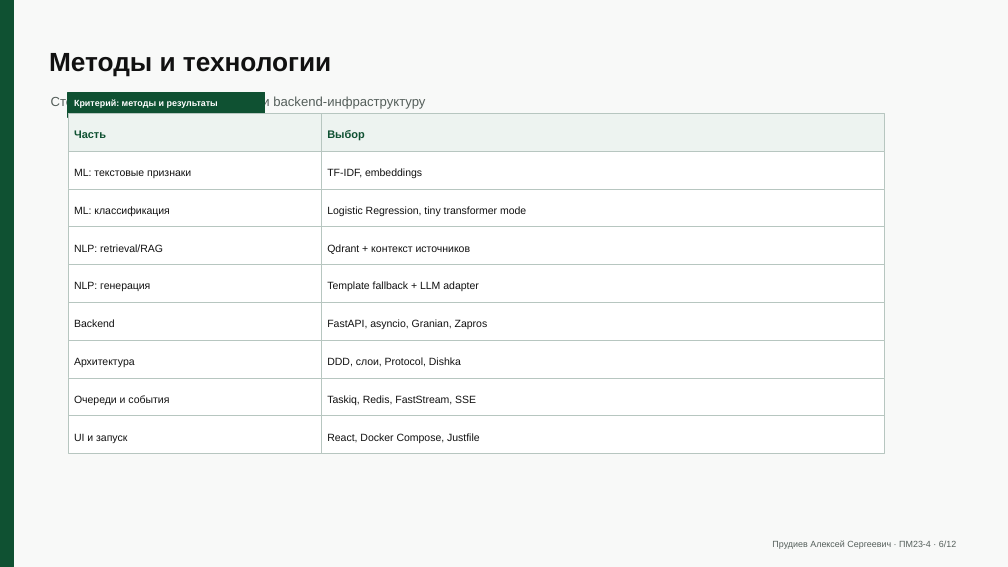
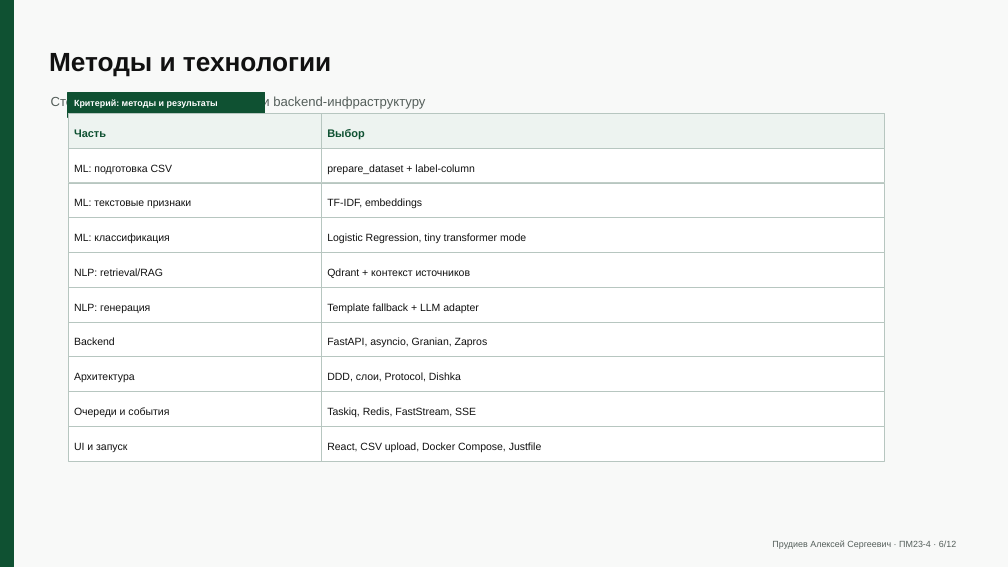
Before and after one commit to alexeydev22/news-analysis, a slide deck: slide 6 of docs/final/coursework-defense-presentation.pptx. Drawn at 1008x567 pixels with LibreOffice and Linux fonts; fonts in the diff are those of the drawing. Boxes give left, top, right and bottom in pixels: in the first picture for what was removed or moved away, otherwise in the second. Text is boxed around its words. In the diff, an @@ line names an element or a change of style, - is before the commit and + after.

```diff
--- a/docs/final/coursework-defense-presentation.pptx
+++ b/docs/final/coursework-defense-presentation.pptx
@@ text added at (x1=74, y1=164, x2=173, y2=174), 10 pt, text #111111 @@
+ML: подготовка CSV
@@ text added at (x1=327, y1=164, x2=474, y2=174), 10 pt, text #111111 @@
+prepare_dataset + label-column
@@ 4 rectangles moved together from (x1=68, y1=151, x2=885, y2=227) to (x1=68, y1=148, x2=885, y2=218) @@
@@ 4 texts moved together from (x1=74, y1=168, x2=526, y2=216) to (x1=74, y1=198, x2=526, y2=243) @@
@@ 4 rectangles moved together from (x1=68, y1=227, x2=885, y2=302) to (x1=68, y1=218, x2=885, y2=287) @@
@@ text "NLP: retrieval/RAG" moved from (x1=74, y1=244, x2=163, y2=252) to (x1=74, y1=268, x2=163, y2=276) @@
@@ text "Qdrant + контекст источников" moved from (x1=327, y1=244, x2=471, y2=254) to (x1=327, y1=268, x2=471, y2=278) @@
@@ rectangle moved from (x1=68, y1=302, x2=321, y2=340) to (x1=68, y1=287, x2=321, y2=322) @@
@@ text "NLP: генерация" moved from (x1=74, y1=281, x2=150, y2=291) to (x1=74, y1=303, x2=150, y2=313) @@
@@ rectangle moved from (x1=321, y1=302, x2=885, y2=340) to (x1=321, y1=287, x2=885, y2=322) @@
@@ text "Template fallback + LLM adapter" moved from (x1=327, y1=281, x2=478, y2=291) to (x1=327, y1=303, x2=478, y2=313) @@
@@ 4 rectangles moved together from (x1=68, y1=340, x2=885, y2=416) to (x1=68, y1=322, x2=885, y2=392) @@
@@ text "Backend" moved from (x1=74, y1=319, x2=115, y2=327) to (x1=74, y1=337, x2=115, y2=345) @@
@@ text "FastAPI, asyncio, Granian, Zapros" moved from (x1=327, y1=319, x2=488, y2=329) to (x1=327, y1=337, x2=488, y2=347) @@
@@ 4 texts moved together from (x1=74, y1=357, x2=476, y2=405) to (x1=74, y1=372, x2=476, y2=417) @@
@@ rectangle resized from (x1=68, y1=416, x2=321, y2=454) to (x1=68, y1=392, x2=321, y2=426) @@
@@ rectangle resized from (x1=321, y1=416, x2=885, y2=454) to (x1=321, y1=392, x2=885, y2=426) @@
@@ rectangle added at (x1=68, y1=426, x2=321, y2=461), fill #FFFFFF, outline #B7C6C0 0.8 pt @@
@@ text "UI и запуск" moved from (x1=74, y1=433, x2=127, y2=443) to (x1=74, y1=442, x2=127, y2=452) @@
@@ rectangle added at (x1=321, y1=426, x2=885, y2=461), fill #FFFFFF, outline #B7C6C0 0.8 pt @@
@@ text at (x1=327, y1=442, x2=542, y2=452): text changed @@
-React, Docker Compose, Justfile
+React, CSV upload, Docker Compose, Justfile
```
Also in this commit, not shown: 6 other slides changed, 23 other files.
